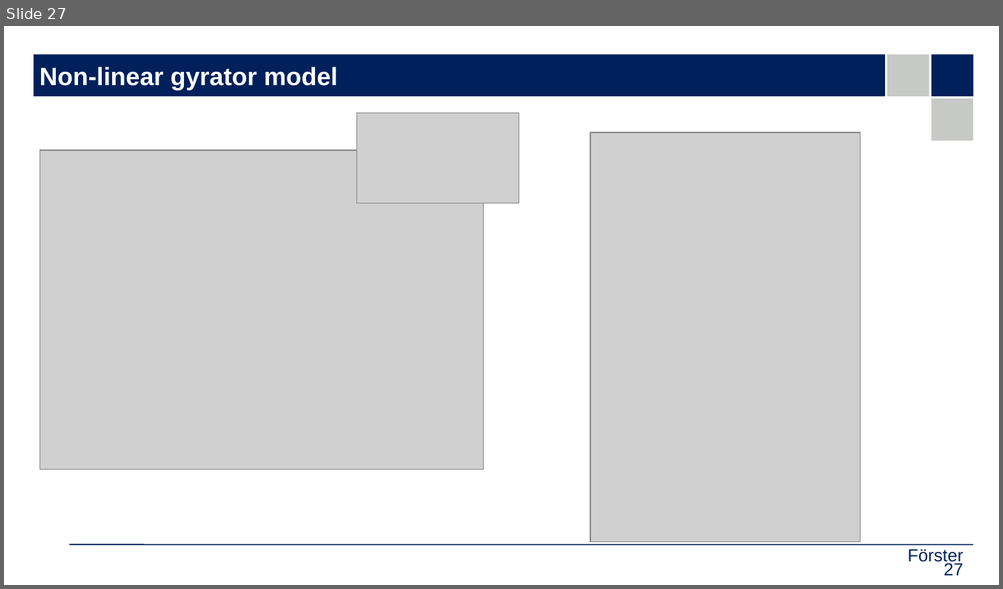
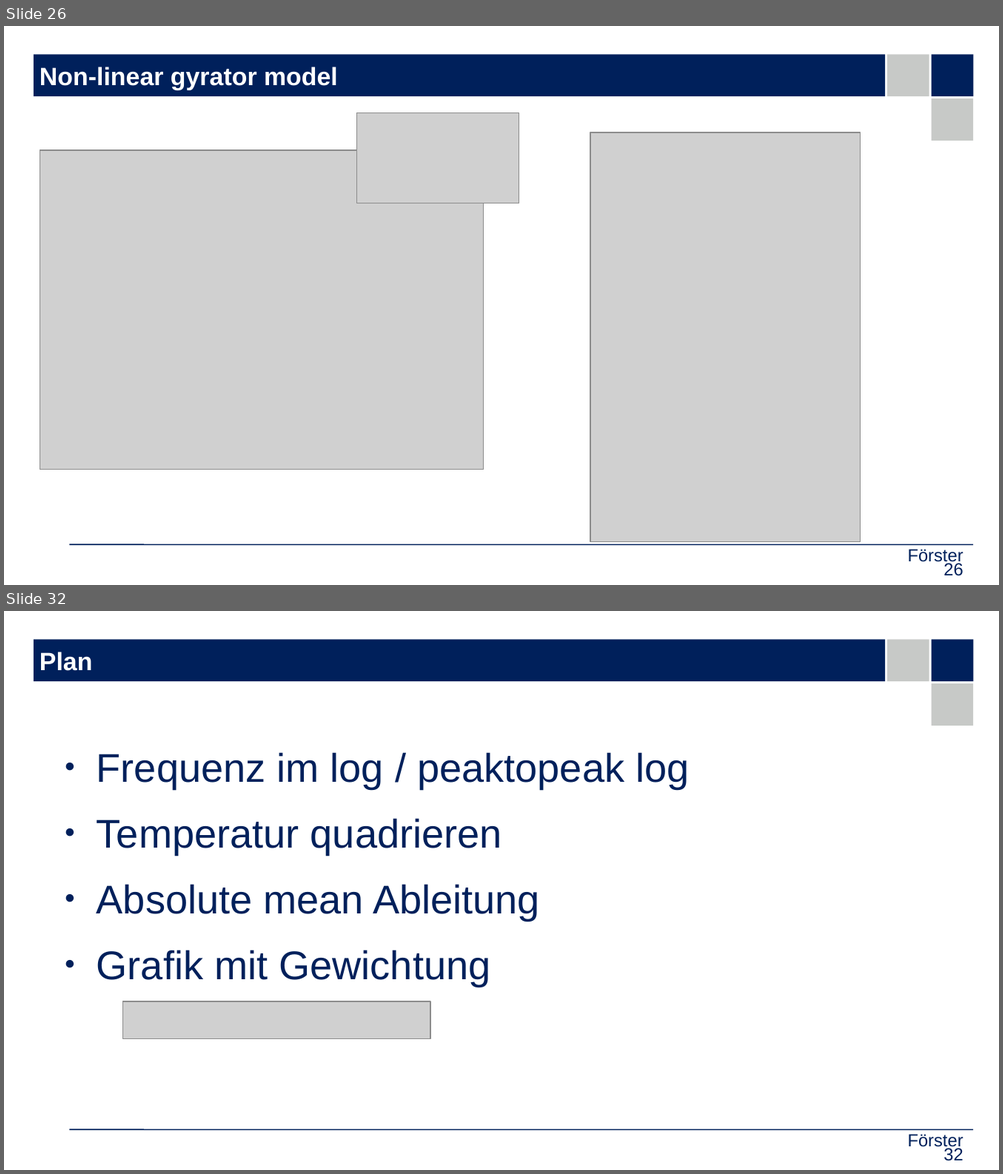
Before and after one commit to upb-lea/hardcore-magnet-challenge, a slide deck: docs/doku_nf.odp. Shown one above the other, each under a label of ours: slide 27 before the commit, slides 26 and 32 after it; the slides between them are not shown. The pictures are 1003x589 and 1003x1174 pixels, drawn with LibreOffice and Linux fonts; fonts in the diff are those of the drawing; grey boxes stand for pictures; background and template pictures are left out. Boxes give left, top, right and bottom in pixels: in the first picture for what was removed or moved away, otherwise in the second. Text is boxed around its words. In the diff, an @@ line names an element or a change of style, - is before the commit and + after.

```diff
--- a/docs/doku_nf.odp
+++ b/docs/doku_nf.odp
@@ slide 32 added at bbox=[4, 611, 999, 1170], background #FFFFFF; not listed: 5 template elements that a slide beside it also shows @@
@@ title added at bbox=[40, 652, 93, 671], 20 pt, text #FFFFFF, bold @@
+Plan
@@ text added at bbox=[96, 752, 688, 986], 32 pt, text #00205B @@
+● Frequenz im log / peaktopeak log
+● Temperatur quadrieren
+● Absolute mean Ableitung
+● Grafik mit Gewichtung
@@ picture added at bbox=[123, 1002, 431, 1039] @@
@@ text added at bbox=[908, 1134, 963, 1151], 14 pt, text #00205B @@
+Förster
@@ page number added at bbox=[943, 1147, 962, 1162], 14 pt, text #00205B @@
+32
@@ what was slide 27 is now slide 26 @@
@@ page number at bbox=[943, 562, 962, 577]: text changed @@
-27
+26
```
Also in this commit, not shown: 5 other slides added, 1 slide removed, 1 other file.
